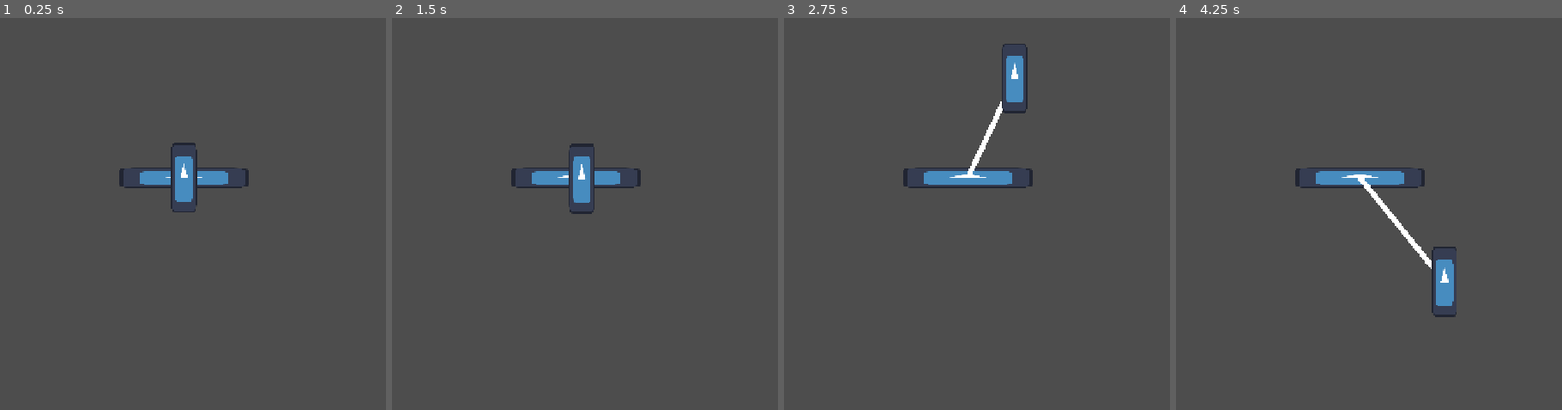
Above: before the commit, frames 1-4 (left to right).
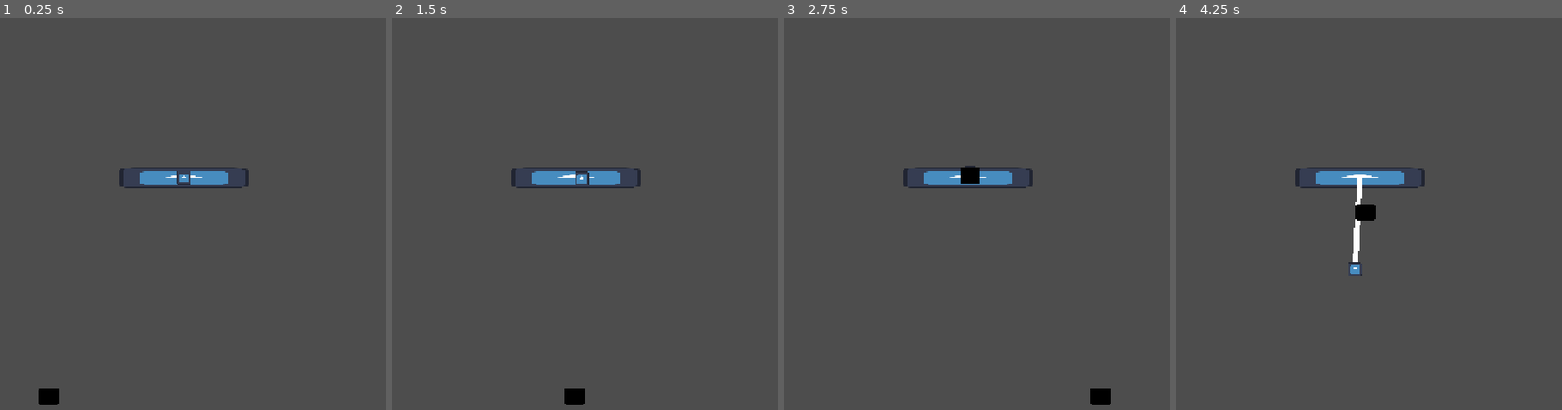
Above: after the commit, the same moments.

Repository: Studio-Zee/Projeto-GamePescaria
Game: Godot game, scene res://cenas/player/player.tscn
Two runs of this game, one before a commit and one after it. Both use one fixed random seed, a clock stepped at 60 frames per second and the inputs below. The project has no main scene, so this scene is started directly. The engine's default icon, where the game draws it, is replaced by a stand-in: a white triangle on a blue panel in a dark square.
Inputs (mouse positions are in pixels of both pictures, inside the frame that each line leads up to):
- Up to frame 1 (0.25 s): no input
- Up to frame 2 (1.5 s): tap Enter at 0.5 s; move the mouse to (669, 194) at 0.52 s; click (669, 194) at 0.67 s; move the mouse to (507, 261) at 1.27 s; click (507, 261) at 1.42 s
- Up to frame 3 (2.75 s): tap Space at 2 s; move the mouse to (1015, 76) at 2.02 s; click (1015, 76) at 2.17 s
- Up to frame 4 (4.25 s): move the mouse to (1349, 366) at 2.77 s; click (1349, 366) at 2.92 s; move the mouse to (1484, 331) at 3.52 s; click (1484, 331) at 3.67 s

The runs differ from the first frame. In frame 1, 0.9% of the frame differs, in the area x 10-52%, y 31-99%; in frame 2, 0.9%; in frame 3, 1.4%; in frame 4, 1.6%, in the area x 44-73%, y 40-77%.

Commit message:
Peixe adicionado, anzol funcionando

Diff:
--- a/cenas/peixe/peixe.tscn
+++ b/cenas/peixe/peixe.tscn
@@ -1,17 +1,21 @@
 [gd_scene format=3 uid="uid://spuc6dk7exs7"]
 
+[ext_resource type="Script" uid="uid://bsj7fmqwg7f8l" path="res://scripts/peixe/peixe.gd" id="1_0aln1"]
 [ext_resource type="Texture2D" uid="uid://dg6kemjmabild" path="res://icon.svg" id="1_sqpse"]
 
 [sub_resource type="RectangleShape2D" id="RectangleShape2D_sqpse"]
 size = Vector2(56.76252, 30.781033)
 
-[node name="peixe" type="Area2D" unique_id=675272164 groups=["peixes"]]
-
-[node name="Sprite2D" type="Sprite2D" parent="." unique_id=1340325473]
-scale = Vector2(0.5860465, 0.48022598)
-texture = ExtResource("1_sqpse")
+[node name="Peixe" type="Area2D" unique_id=675272164 groups=["peixes"]]
+scale = Vector2(0.5, 0.5)
+script = ExtResource("1_0aln1")
 
 [node name="CollisionShape2D" type="CollisionShape2D" parent="." unique_id=2056733503]
 position = Vector2(-4.7683716e-07, -0.5937891)
 scale = Vector2(1.3389118, 2.040621)
 shape = SubResource("RectangleShape2D_sqpse")
+
+[node name="Sprite2D" type="Sprite2D" parent="." unique_id=1340325473]
+modulate = Color(0, 0, 0, 1)
+scale = Vector2(0.5860465, 0.48022598)
+texture = ExtResource("1_sqpse")
--- a/cenas/player/player.tscn
+++ b/cenas/player/player.tscn
@@ -2,6 +2,8 @@
 
 [ext_resource type="Script" uid="uid://ddy125iwqgjqp" path="res://scripts/player/player.gd" id="1_w152q"]
 [ext_resource type="Texture2D" uid="uid://dg6kemjmabild" path="res://icon.svg" id="2_4i5rx"]
+[ext_resource type="PackedScene" uid="uid://spuc6dk7exs7" path="res://cenas/peixe/peixe.tscn" id="3_4i5rx"]
+[ext_resource type="Script" uid="uid://d0k8jdw7liixr" path="res://scripts/spawnerPeixes/spawner_peixes.gd" id="4_a8ubr"]
 
 [sub_resource type="CircleShape2D" id="CircleShape2D_kqu6x"]
 
@@ -19,12 +21,23 @@
 points = PackedVector2Array(0, 0, 0, 0, 0, 0)
 
 [node name="Anzol" type="Area2D" parent="player" unique_id=1562847963]
+scale = Vector2(0.2, 0.2)
 
 [node name="AnzolSprite" type="Sprite2D" parent="player/Anzol" unique_id=2025160907]
-scale = Vector2(0.36838615, 1.0182332)
 texture = ExtResource("2_4i5rx")
 
 [node name="CollisionShape2D" type="CollisionShape2D" parent="player/Anzol" unique_id=713681700]
 shape = SubResource("CircleShape2D_kqu6x")
 
-[connection signal="area_entered" from="player/Anzol" to="." method="_on_anzol_area_entered"]
+[node name="Peixe" parent="." unique_id=675272164 instance=ExtResource("3_4i5rx")]
+position = Vector2(41, 954)
+
+[node name="SpawnerPeixes" type="Node2D" parent="." unique_id=1524064787]
+script = ExtResource("4_a8ubr")
+peixe_cena = ExtResource("3_4i5rx")
+
+[node name="Timer" type="Timer" parent="SpawnerPeixes" unique_id=1440818253]
+wait_time = 1.5
+autostart = true
+
+[connection signal="area_entered" from="player/Anzol" to="player" method="_on_anzol_area_entered"]
--- /dev/null
+++ b/scripts/peixe/peixe.gd
@@ -0,0 +1,18 @@
+extends Area2D
+
+var velocidade: float = 200.0
+var direcao: int = 1
+
+func _ready():
+	# Se a direção for -1 (indo para a esquerda), vira a imagem do peixe
+	if direcao == -1:
+		$Sprite2D.flip_h = true
+
+func _process(delta: float) -> void:
+	# Move o peixe
+	position.x += velocidade * direcao * delta
+
+	# Autodestruição: se o peixe sair muito da tela, ele é deletado
+	# Ajuste esses valores (-200 e 1000) dependendo da largura da sua tela
+	if position.x > 1000 or position.x < -200:
+		queue_free()
--- a/scripts/player/player.gd
+++ b/scripts/player/player.gd
@@ -5,12 +5,12 @@
 
 var pescando = false
 var pos_inicial_anzol = Vector2.ZERO
-var profundidade_maxima = 600.0
-var tempo_descida = 1.0
 var velocidade_anzol = 400.0
 
+# NOVO: Variável para guardar o movimento atual e podermos cancelá-lo
+var tween_atual: Tween
+
 func _ready():
-	# O anzol nasce no posição do barco
 	pos_inicial_anzol = anzol.position
 
 	linha_pesca.clear_points()
@@ -18,13 +18,11 @@
 	linha_pesca.add_point(anzol.position)
 
 func _process(_delta):
-	# Atualizando a ponta da linha para seguir o anzol em tempo real
 	linha_pesca.set_point_position(1, anzol.position)
 
 func _input(event):
 	if (event is InputEventScreenTouch or event is InputEventMouseButton) and event.pressed:
 		if not pescando:
-			# Pega a posição que clico e manda para o player
 			var posicao_alvo = to_local(get_global_mouse_position())
 			lancar_anzol(posicao_alvo)
 
@@ -32,21 +30,51 @@
 	pescando = true
 
 	var distancia = pos_inicial_anzol.distance_to(pos_alvo)
-
-	# (Tempo = Distância / Velocidade)
 	var tempo_movimento = distancia / velocidade_anzol
 
-	var tween = create_tween()
+	# NOVO: Usamos a variável global em vez de criar uma local ("var tween = ...")
+	tween_atual = create_tween()
 
-	# Vai até o ponto clicado
-	tween.tween_property(anzol, "position", pos_alvo, tempo_movimento).set_trans(Tween.TRANS_SINE)
+	tween_atual.tween_property(anzol, "position", pos_alvo, tempo_movimento).set_trans(Tween.TRANS_SINE)
+	tween_atual.tween_property(anzol, "position", pos_inicial_anzol, tempo_movimento).set_trans(Tween.TRANS_SINE)
 
-	# Volta para o barco
-	tween.tween_property(anzol, "position", pos_inicial_anzol, tempo_movimento).set_trans(Tween.TRANS_SINE)
-
-	tween.tween_callback(func(): pescando = false)
+	tween_atual.tween_callback(func(): pescando = false)
 
 func _on_anzol_area_entered(area: Area2D) -> void:
 	if area.is_in_group("peixes"):
 		print("Peixe fisgado!")
-		area.queue_free()
+
+		# Desliga a colisão do anzol temporariamente (já seguro com set_deferred)
+		anzol.set_deferred("monitoring", false)
+
+		# Para a movimentação do peixe e desliga a colisão dele
+		area.set_process(false)
+		area.set_deferred("monitoring", false)
+		area.set_deferred("monitorable", false)
+
+		# CHAMA A FUNÇÃO DE GRUDAR DE FORMA SEGURA (DEFERRED)
+		call_deferred("_grudar_peixe", area)
+
+		# Cancela o movimento de descida
+		if tween_atual and tween_atual.is_running():
+			tween_atual.kill()
+
+		var distancia_volta = anzol.position.distance_to(pos_inicial_anzol)
+		var tempo_volta = distancia_volta / velocidade_anzol
+
+		tween_atual = create_tween()
+		tween_atual.tween_property(anzol, "position", pos_inicial_anzol, tempo_volta).set_trans(Tween.TRANS_SINE)
+
+		tween_atual.tween_callback(func():
+			pescando = false
+			anzol.set_deferred("monitoring", true)
+
+			if is_instance_valid(area):
+				area.queue_free()
+		)
+
+# Nova função dedicada apenas a trocar o peixe de pai com segurança
+func _grudar_peixe(peixe: Area2D):
+	if is_instance_valid(peixe):
+		peixe.reparent(anzol)
+		peixe.position = Vector2(0, 20) # Posiciona o peixe um pouco abaixo do anzol
--- /dev/null
+++ b/scripts/spawnerPeixes/spawner_peixes.gd
@@ -0,0 +1,40 @@
+extends Node2D
+
+# Isso cria um campo no Inspector para você arrastar a cena do peixe
+@export var peixe_cena: PackedScene
+@onready var timer = $Timer
+
+# Ajuste essas alturas dependendo de onde começa e termina a sua água na tela
+var altura_minima = 300.0
+var altura_maxima = 700.0
+
+func _ready():
+	# Conecta o sinal de tempo esgotado do Timer a este script
+	timer.timeout.connect(_on_timer_timeout)
+
+func _on_timer_timeout():
+	if not peixe_cena:
+		print("Você esqueceu de colocar a cena do peixe no Spawner!")
+		return
+
+	# Cria uma cópia da cena do peixe
+	var novo_peixe = peixe_cena.instantiate()
+
+	# Sorteia uma altura (Y) aleatória para o peixe nascer
+	var altura_sorteada = randf_range(altura_minima, altura_maxima)
+
+	# Sorteia se ele nasce na esquerda (0) ou direita (1)
+	var lado_sorteado = randi() % 2
+
+	if lado_sorteado == 0:
+		# Nasce na esquerda (fora da tela) e vai para a direita
+		novo_peixe.position = Vector2(-100, altura_sorteada)
+		novo_peixe.direcao = 1
+	else:
+		# Nasce na direita (fora da tela) e vai para a esquerda
+		# Troque o '600' pela largura máxima da sua tela + um chorinho
+		novo_peixe.position = Vector2(600, altura_sorteada)
+		novo_peixe.direcao = -1
+
+	# Finalmente, coloca o peixe no mundo
+	add_child(novo_peixe)
Not shown, added: scripts/peixe/peixe.gd.uid
Not shown, added: scripts/spawnerPeixes/spawner_peixes.gd.uid
